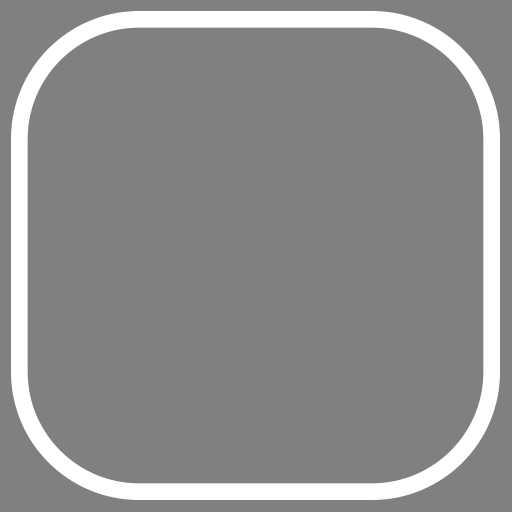
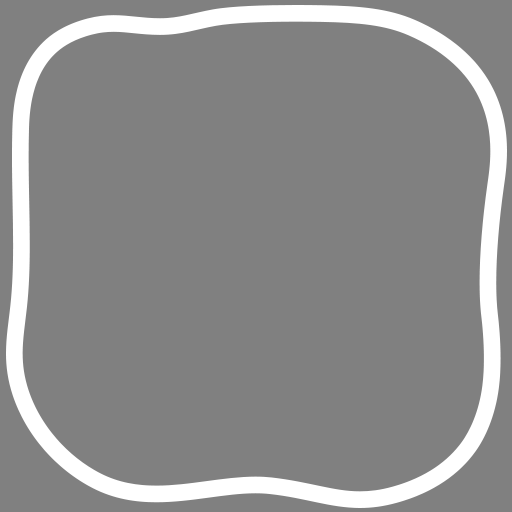
Comparing the layer stacks of the two 512×512 images. Changes:
added layer "Shape 1" above "Rounded Rectangle 1" over [6,5,507,508]
hid "Rounded Rectangle 1" over [11,11,500,500]
